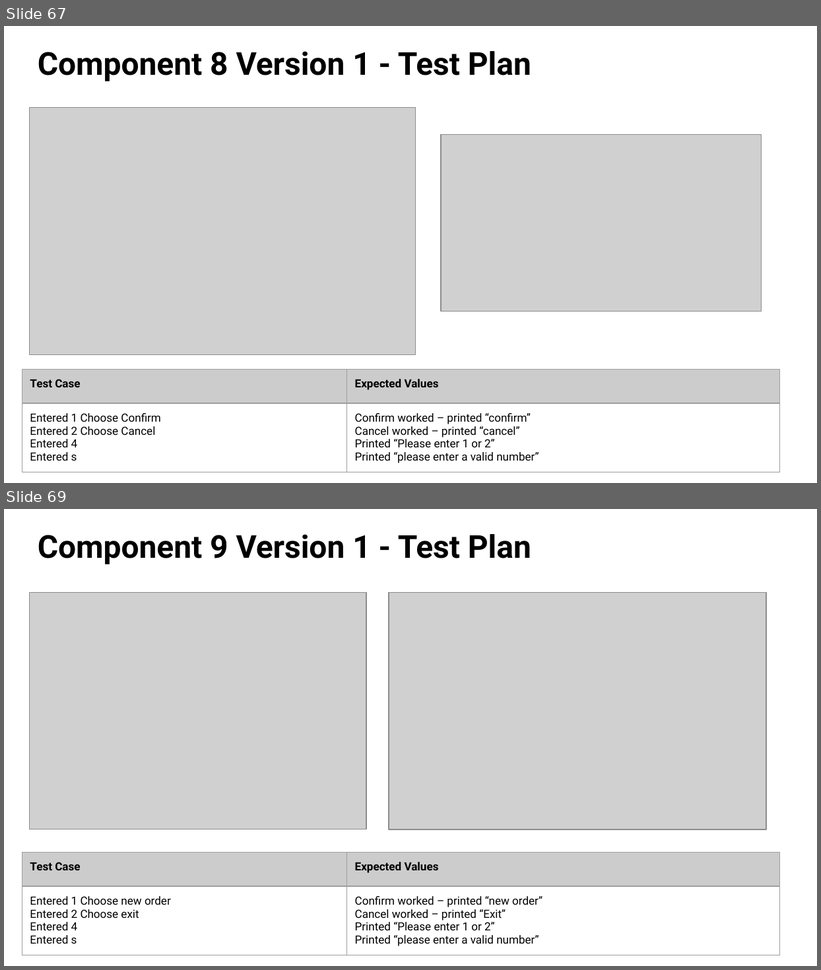
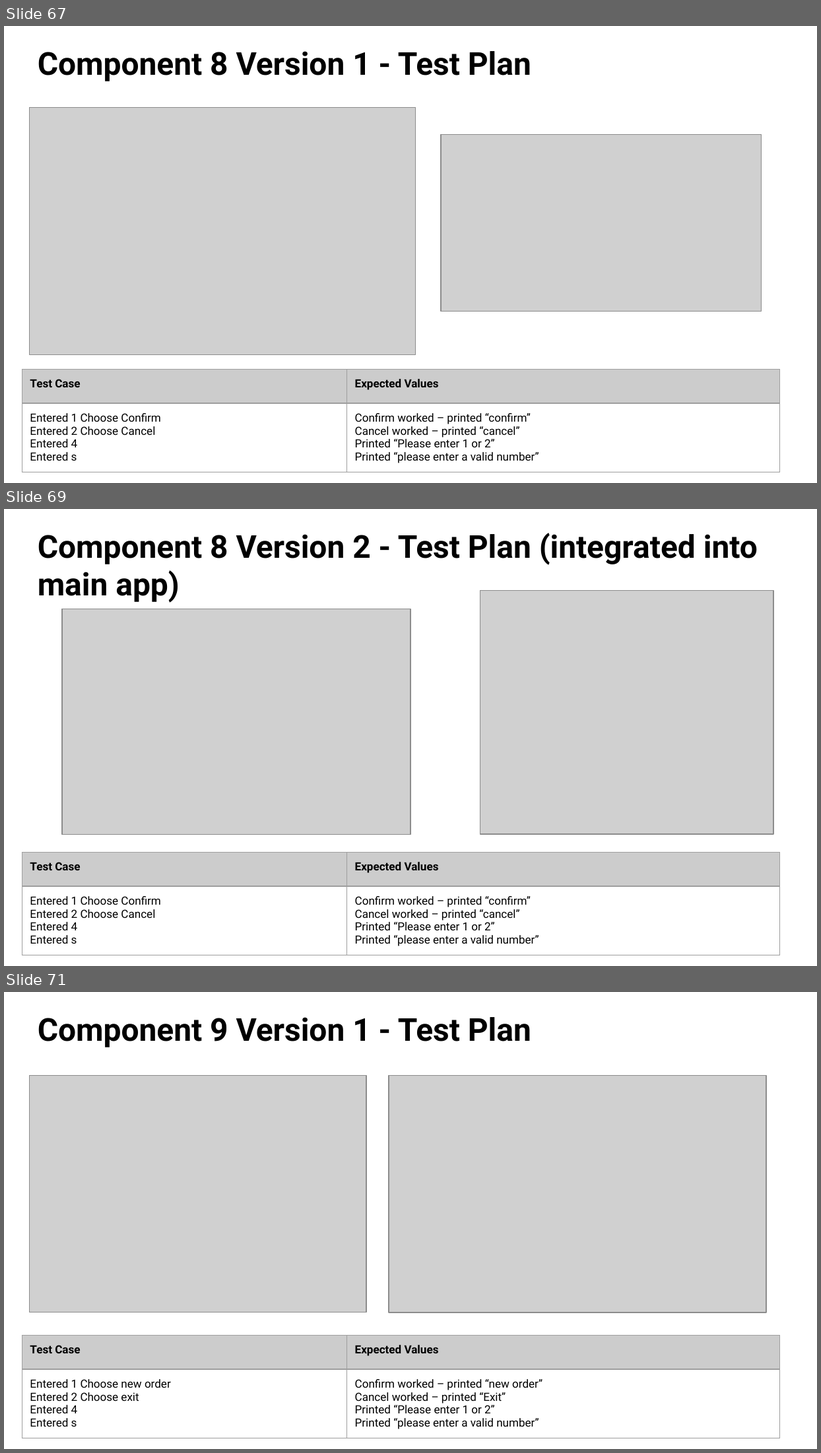
Before and after one commit to danettp/ds_nuts_bot, a slide deck: Danett Pepito - 000_91896 _ 91897 Documentation - 2150400 (Git).pptx. Shown one above the other, each under a label of ours: slides 67 and 69 before the commit, slides 67, 69 and 71 after it; the slides between them are not shown. The pictures are 821x970 and 821x1453 pixels, drawn with LibreOffice and Linux fonts; fonts in the diff are those of the drawing; grey boxes stand for pictures; background and template pictures are left out. Boxes give left, top, right and bottom in pixels: in the first picture for what was removed or moved away, otherwise in the second. Text is boxed around its words. In the diff, an @@ line names an element or a change of style, - is before the commit and + after.

Commit message:
Integrated confirm_cancel into main app.
Turned confirm_cancel into a function and integrated into main program.

```diff
--- a/Danett Pepito - 000_91896 _ 91897 Documentation - 2150400 (Git).pptx
+++ b/Danett Pepito - 000_91896 _ 91897 Documentation - 2150400 (Git).pptx
@@ slide 69 added at [4,509,817,966], background picture (left out) @@
@@ title added at [38,533,758,603], 28 pt, text #000000, bold @@
+Component 8 Version 2 - Test Plan (integrated into main app)
@@ picture added at [481,590,774,834] @@
@@ picture added at [61,609,411,834] @@
@@ table added at [22,853,780,957], 2 rows, 2 columns @@
+Test Case | Expected Values
+Entered 1 Choose Confirm / Entered 2 Choose Cancel / Entered 4 / Entered s | Confirm worked – printed “confirm” / Cancel worked – printed “cancel” / Printed “Please enter 1 or 2” / Printed “please enter a valid number”
@@ what was slide 69 is now slide 71 @@
```
Also in this commit, not shown: 1 slide changed, 3 other slides added, 2 other files.
